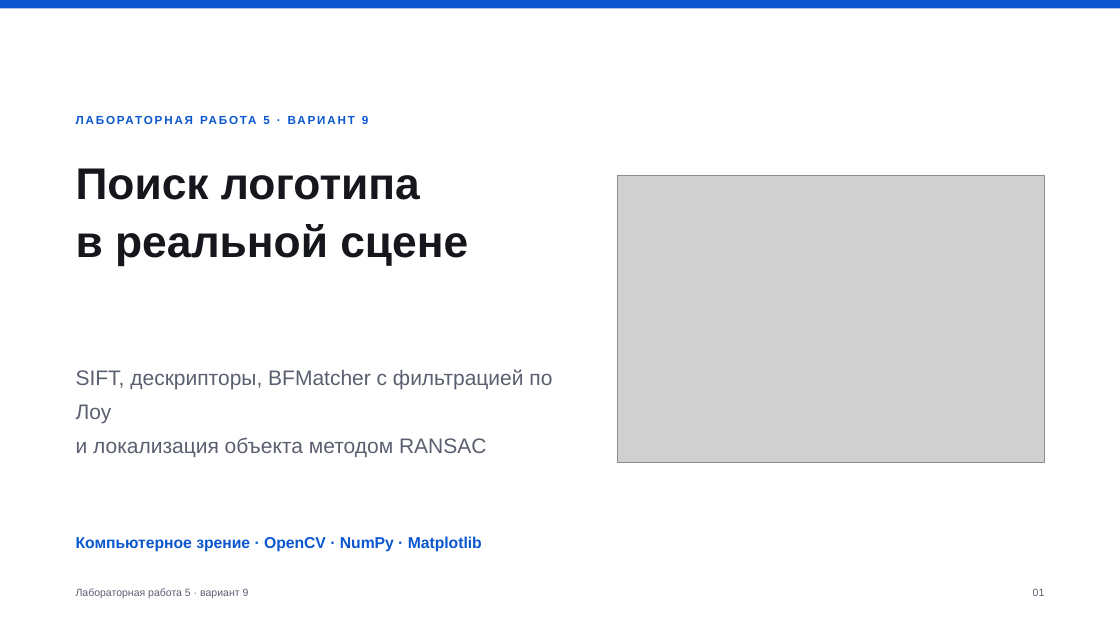
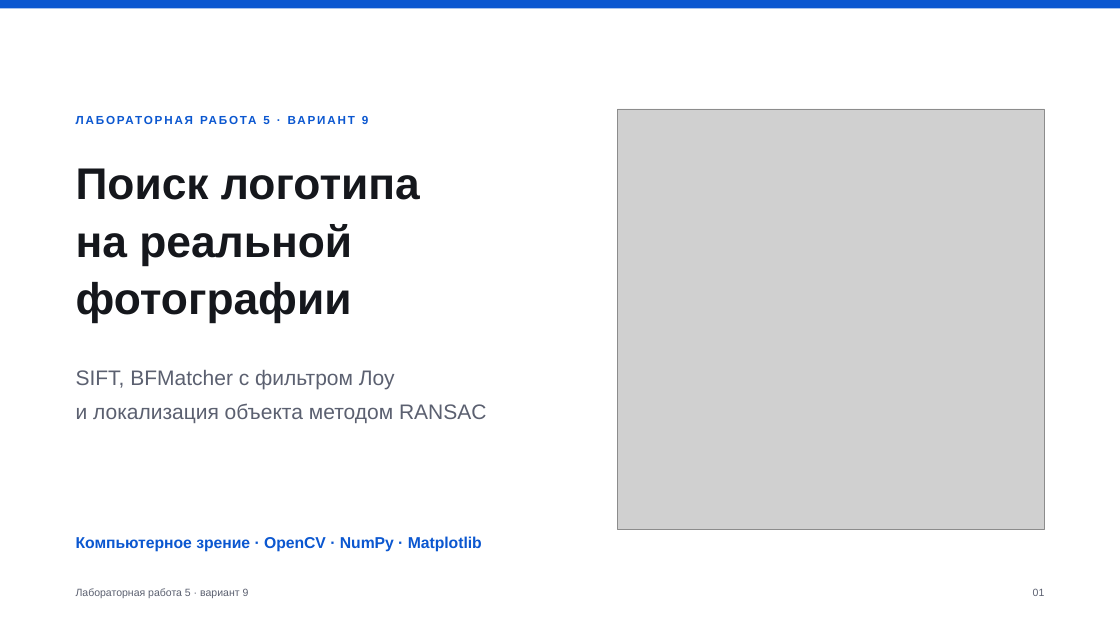
Before and after one commit to stepanshepilov/TSU_CV, a slide deck: slide 1 of lab5/Лабораторная_5_вариант_9.pptx. Drawn at 1120x630 pixels with LibreOffice and Linux fonts; fonts in the diff are those of the drawing; grey boxes stand for pictures. Boxes give left, top, right and bottom in pixels: in the first picture for what was removed or moved away, otherwise in the second. Text is boxed around its words. In the diff, an @@ line names an element or a change of style, - is before the commit and + after.

```diff
--- a/lab5/Лабораторная_5_вариант_9.pptx
+++ b/lab5/Лабораторная_5_вариант_9.pptx
@@ picture: place and size @@
-picture at (618, 176, 1044, 462)
+picture at (618, 109, 1044, 530)
@@ text at (76, 224, 352, 323): text changed @@
-в реальной сцене
+на реальной фотографии
@@ text at (76, 370, 395, 390): text changed @@
-SIFT, дескрипторы, BFMatcher с фильтрацией по Лоу
+SIFT, BFMatcher с фильтром Лоу
```
Also in this commit, not shown: 13 other slides changed, 2 slides added, 2 slides removed, 28 other files.
